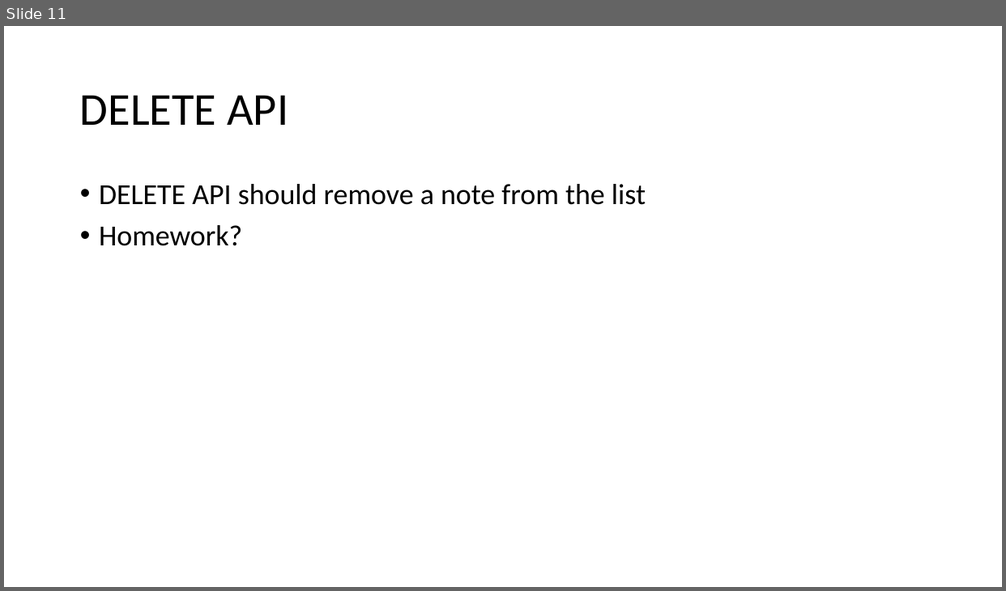
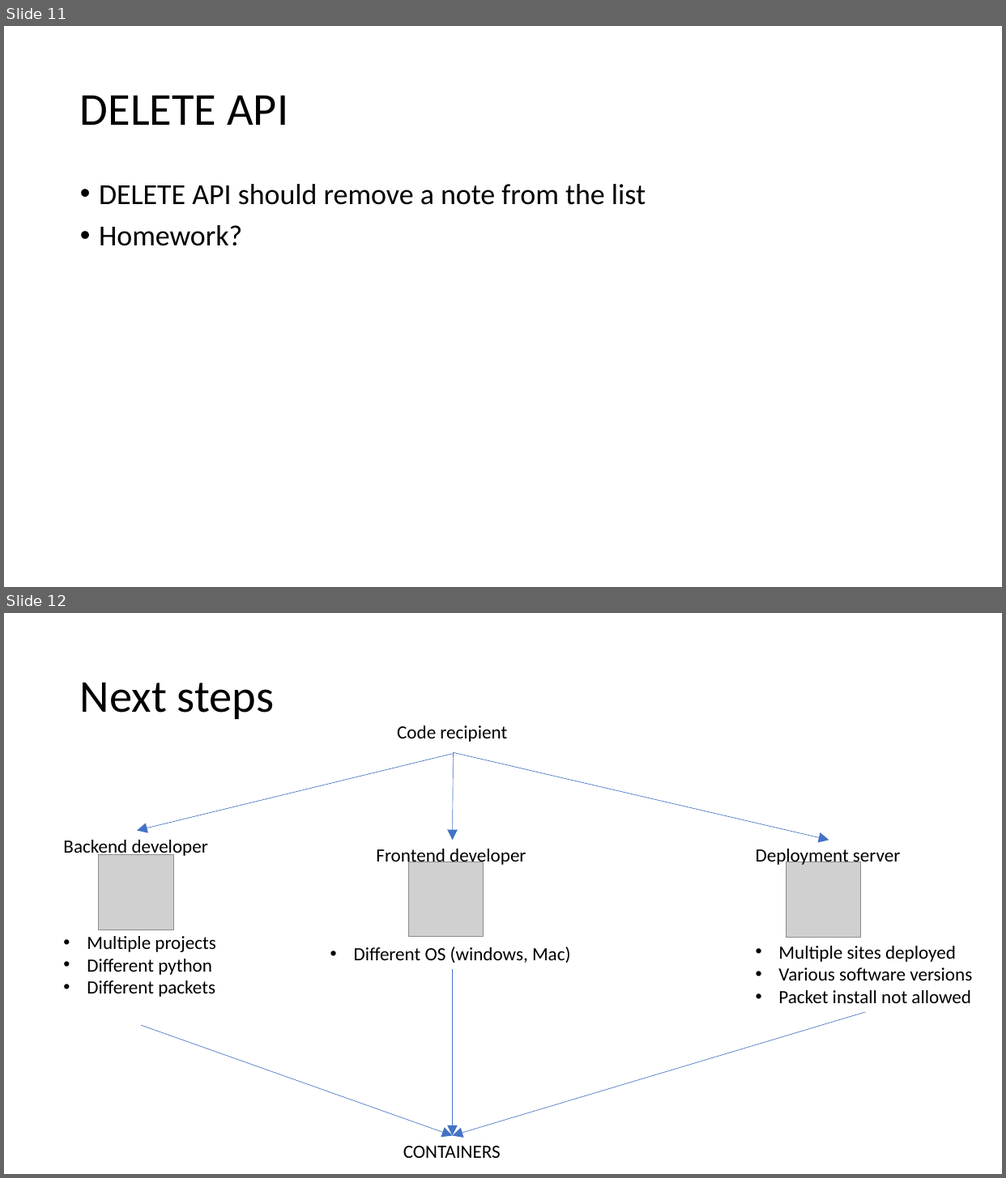
Before and after one commit to papajohn-uop/ADVANCED_PROGRAMMING_TECHNIQUES, a slide deck: Course.pptx. Shown one above the other, each under a label of ours: slide 11 before the commit, slides 11 and 12 after it. The pictures are 1006x591 and 1006x1178 pixels, drawn with LibreOffice and Linux fonts; fonts in the diff are those of the drawing; grey boxes stand for pictures. Boxes give left, top, right and bottom in pixels: in the first picture for what was removed or moved away, otherwise in the second. Text is boxed around its words. In the diff, an @@ line names an element or a change of style, - is before the commit and + after.

```diff
--- a/Course.pptx
+++ b/Course.pptx
@@ slide 12 added at [4,613,1002,1174], background #FFFFFF @@
@@ title added at [80,682,274,719], 44 pt, text #000000 @@
+Next steps
@@ text added at [397,726,507,742], 18 pt, text #000000 @@
+Code recipient
@@ arrow added from (453, 754) to (138, 831), #4472C4 0.5 pt @@
@@ arrow added from (454, 752) to (453, 840), #4472C4 0.5 pt @@
@@ arrow added from (454, 752) to (829, 840), #4472C4 0.5 pt @@
@@ text added at [63,840,208,858], 18 pt, text #000000 @@
+Backend developer
@@ picture added at [98,855,173,931] @@
@@ text added at [376,849,526,867], 18 pt, text #000000 @@
+Frontend developer
@@ text added at [756,849,900,867], 18 pt, text #000000 @@
+Deployment server
@@ picture added at [408,862,484,936] @@
@@ picture added at [786,862,860,937] @@
@@ text added at [87,936,215,997], 18 pt, text #000000 @@
+• Multiple projects
+• Different python
+• Different packets
@@ text added at [354,947,571,963], 18 pt, text #000000 @@
+• Different OS (windows, Mac)
@@ text added at [778,946,972,1003], 18 pt, text #000000 @@
+• Multiple sites deployed
+• Various software versions
+• Packet install not allowed
@@ arrow added from (453, 969) to (453, 1136), #4472C4 0.5 pt @@
@@ arrow added from (141, 1025) to (453, 1136), #4472C4 0.5 pt @@
@@ arrow added from (866, 1012) to (453, 1136), #4472C4 0.5 pt @@
@@ text added at [403,1146,501,1158], 18 pt, text #000000 @@
+CONTAINERS
```
Also in this commit, not shown: 2 slides changed, 6 other slides added, 1 slide removed.
